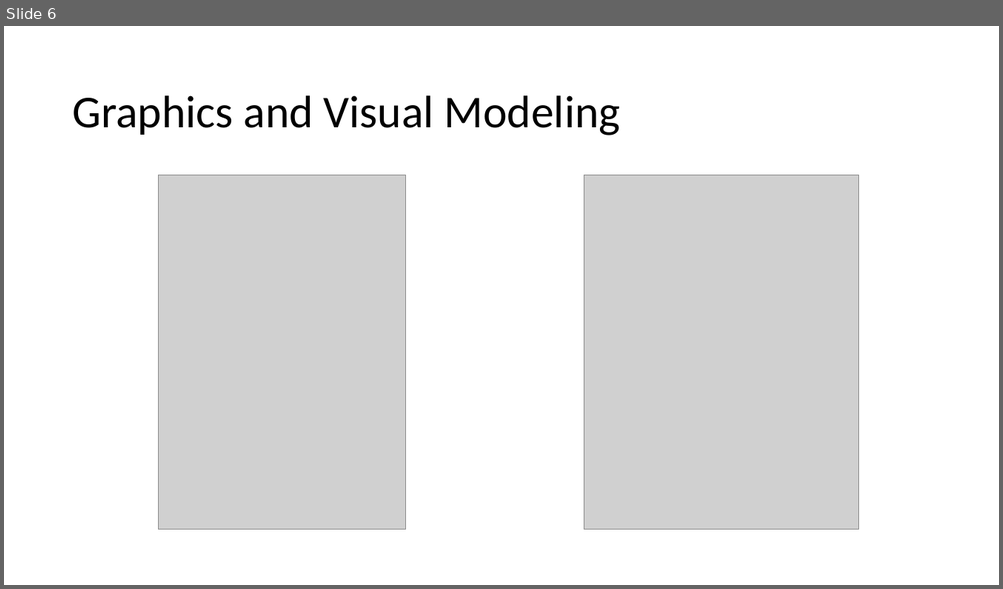
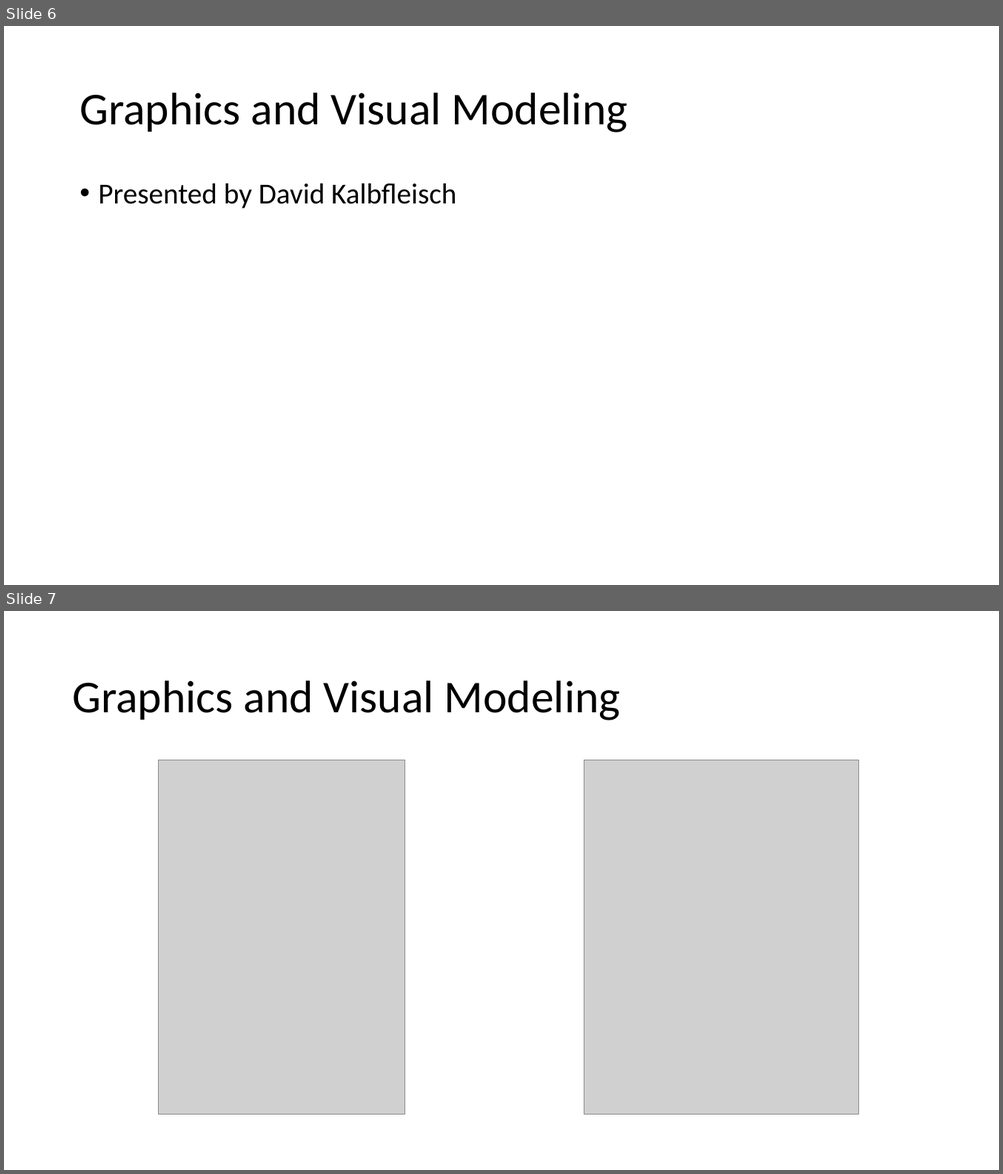
Before and after one commit to brb591/bumper-cars, a slide deck: Final-Presentation.pptx. Shown one above the other, each under a label of ours: slide 6 before the commit, slides 6 and 7 after it. The pictures are 1003x589 and 1003x1174 pixels, drawn with LibreOffice and Linux fonts; fonts in the diff are those of the drawing; grey boxes stand for pictures. Boxes give left, top, right and bottom in pixels: in the first picture for what was removed or moved away, otherwise in the second. Text is boxed around its words. In the diff, an @@ line names an element or a change of style, - is before the commit and + after.

```diff
--- a/Final-Presentation.pptx
+++ b/Final-Presentation.pptx
@@ slide 6 added at [4,26,999,585], background #FFFFFF @@
@@ text added at [79,93,628,133], 44 pt, text #000000 @@
+Graphics and Visual Modeling
@@ text added at [98,183,456,209], 28 pt, text #000000 @@
+• Presented by David Kalbfleisch
@@ what was slide 6 is now slide 7 @@
```
Also in this commit, not shown: 2 slides changed, 8 other slides added, 1 slide removed.
